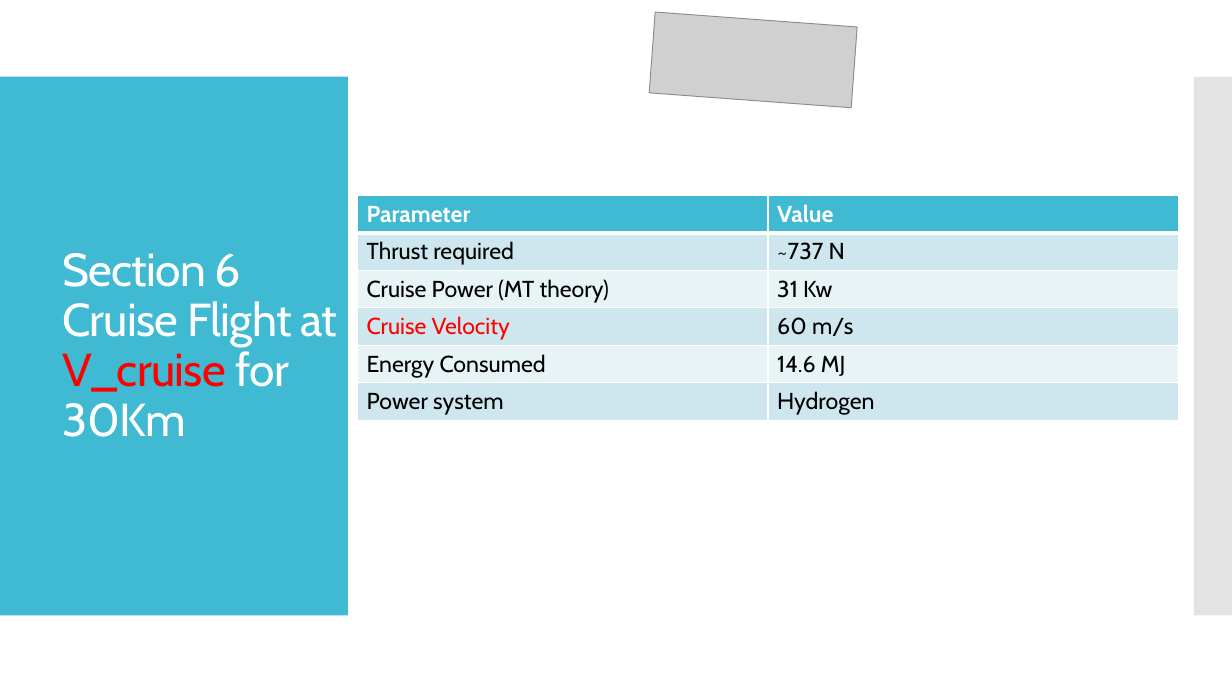
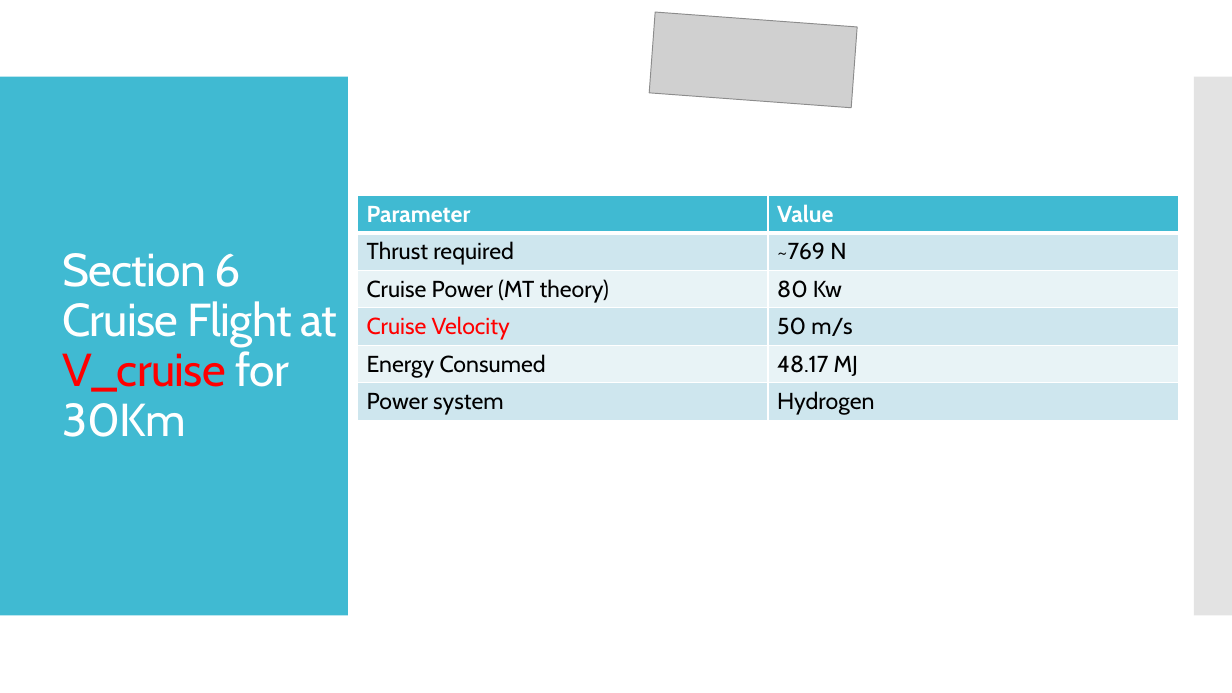
Before and after one commit to s-ritwik/VFS_IIT_KANPUR, a slide deck: slide 22 of BEMT_results/VFS performance validation.pptx. Drawn at 1232x693 pixels with LibreOffice and Linux fonts; fonts in the diff are those of the drawing; grey boxes stand for pictures. Boxes give left, top, right and bottom in pixels: in the first picture for what was removed or moved away, otherwise in the second. Text is boxed around its words. In the diff, an @@ line names an element or a change of style, - is before the commit and + after.

```diff
--- a/BEMT_results/VFS performance validation.pptx
+++ b/BEMT_results/VFS performance validation.pptx
@@ table at [358, 195, 1178, 419] @@
-row 2, column 2: ~737 N
+row 2, column 2: ~769 N
-row 3, column 2: 31 Kw
+row 3, column 2: 80 Kw
-row 4, column 2: 60 m/s
+row 4, column 2: 50 m/s
-row 5, column 2: 14.6 MJ
+row 5, column 2: 48.17 MJ
```
Also in this commit, not shown: 9 other slides changed, 7 other files.
